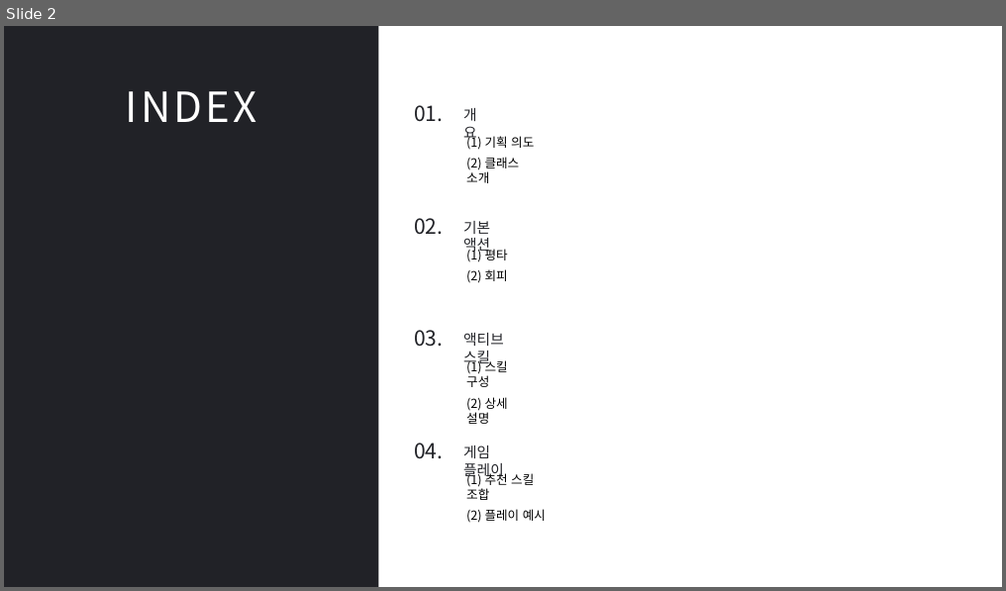
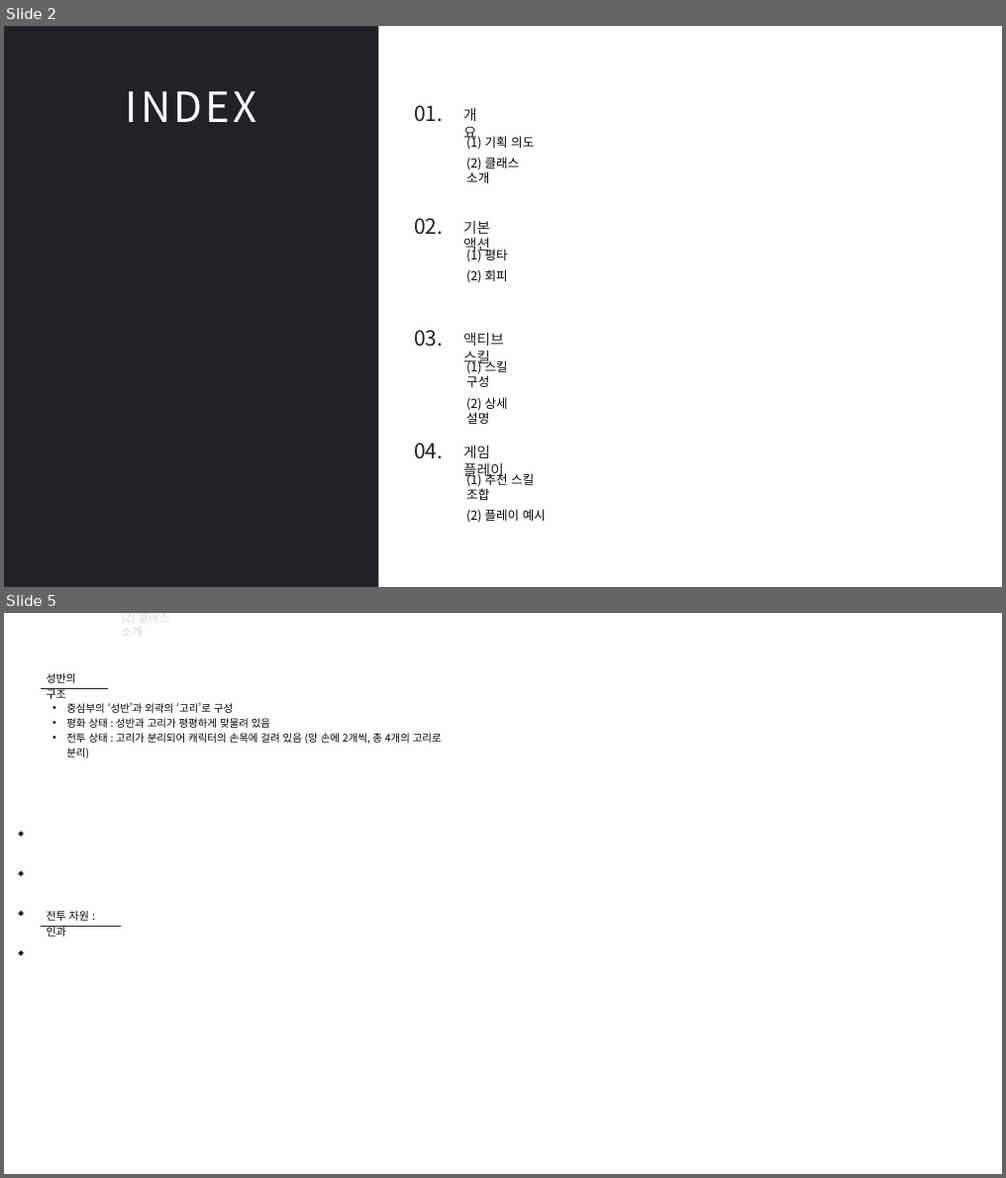
Before and after one commit to hjs0913/GameDesign, a slide deck: 크로노오디세이_전투기획자/사전과제/[과제전형] [Chrono Odyssey] 캐릭터 전투 기획자 모집 _ 홍진선 과제 제출.pptx. Shown one above the other, each under a label of ours: slide 2 before the commit, slides 2 and 5 after it; the slides between them are not shown. The pictures are 1006x591 and 1006x1178 pixels, drawn with LibreOffice and Linux fonts; fonts in the diff are those of the drawing; background and template pictures are left out. Boxes give left, top, right and bottom in pixels: in the first picture for what was removed or moved away, otherwise in the second. Text is boxed around its words. In the diff, an @@ line names an element or a change of style, - is before the commit and + after.

Commit message:
클래스 소개 작성 중

```diff
--- a/크로노오디세이_전투기획자/사전과제/[과제전형] [Chrono Odyssey] 캐릭터 전투 기획자 모집 _ 홍진선 과제 제출.pptx
+++ b/크로노오디세이_전투기획자/사전과제/[과제전형] [Chrono Odyssey] 캐릭터 전투 기획자 모집 _ 홍진선 과제 제출.pptx
@@ slide 5 added at [4, 613, 1002, 1174], background #FFFFFF @@
@@ text added at [40, 620, 67, 642], 18 pt, text #FFFFFF @@
+01.
@@ text added at [71, 620, 110, 642], 18 pt, text #FFFFFF @@
+개요
@@ text added at [122, 613, 136, 626], 11 pt, text #D9D9D9 @@
+(2) 클래스 소개
@@ line added from (40, 688) to (108, 688), #212227 1 pt @@
@@ text added at [47, 673, 76, 699], 10.5 pt, text #000000 @@
+성반의 구조
@@ text added at [66, 703, 442, 744], 10 pt, text #000000 @@
+• 중심부의 ‘성반’과 외곽의 ‘고리’로 구성
+• 평화 상태 : 성반과 고리가 평평하게 맞물려 있음
+• 전투 상태 : 고리가 분리되어 캐릭터의 손목에 걸려 있음 (양 손에 2개씩, 총 4개의 고리로 분리)
@@ line added from (40, 927) to (121, 927), #212227 1 pt @@
@@ text added at [47, 911, 89, 937], 10.5 pt, text #000000 @@
+전투 자원 : 인과
@@ group added at [18, 831, 24, 956]: 4 diamonds @@
```
Also in this commit, not shown: 3 slides changed, 2 other slides added, 2 other files.
